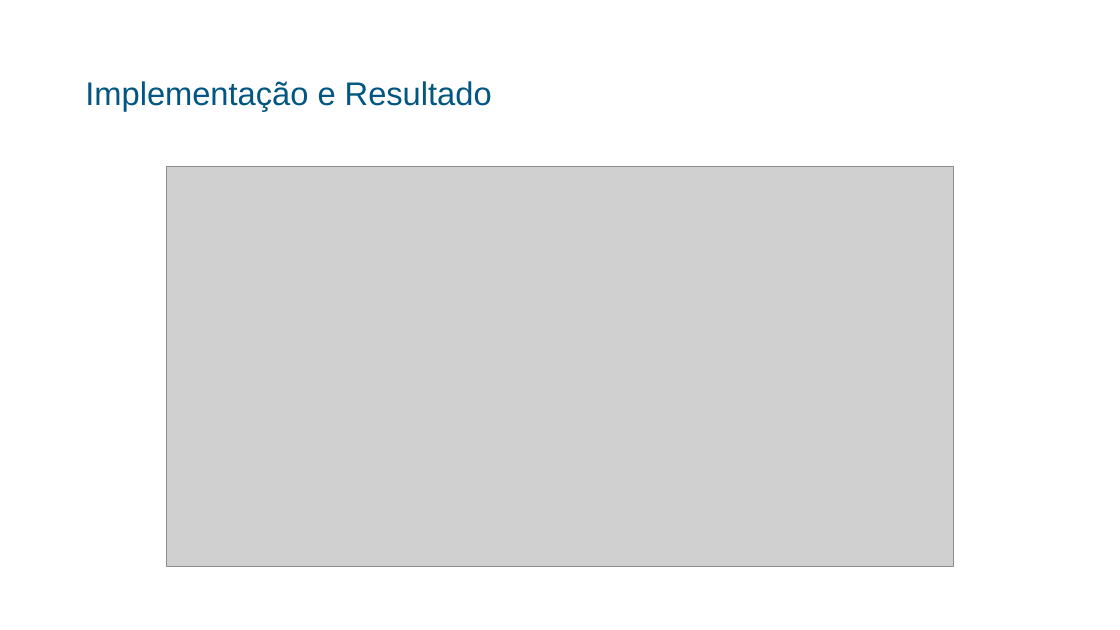
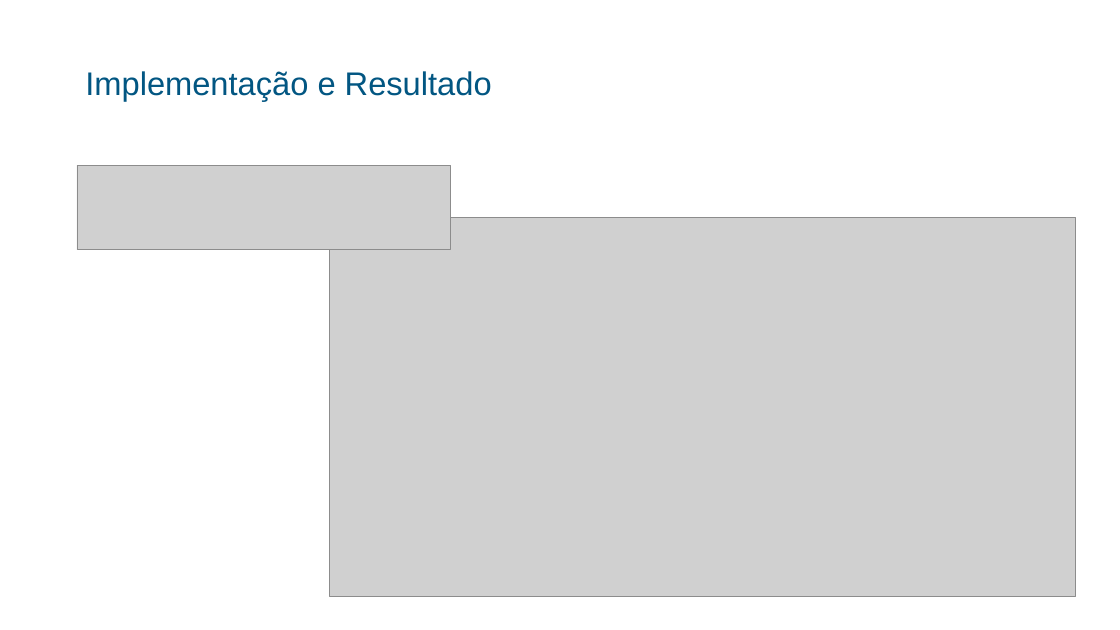
Before and after one commit to alexandrepeluchi/trabalho-diplomacao, a slide deck: slide 15 of Documentos/Apresentação Power Point/Apresentação do TD - Alexandre Peluchi.pptx. Drawn at 1120x630 pixels with LibreOffice and Linux fonts; fonts in the diff are those of the drawing; grey boxes stand for pictures. Boxes give left, top, right and bottom in pixels: in the first picture for what was removed or moved away, otherwise in the second. Text is boxed around its words. In the diff, an @@ line names an element or a change of style, - is before the commit and + after.

```diff
--- a/Documentos/Apresentação Power Point/Apresentação do TD - Alexandre Peluchi.pptx
+++ b/Documentos/Apresentação Power Point/Apresentação do TD - Alexandre Peluchi.pptx
@@ title "Implementação e Resultado" moved from (x1=85, y1=81, x2=492, y2=110) to (x1=85, y1=71, x2=492, y2=101) @@
@@ picture added at (x1=77, y1=166, x2=451, y2=250) @@
@@ picture resized from (x1=166, y1=167, x2=954, y2=567) to (x1=329, y1=218, x2=1075, y2=597) @@
```
Also in this commit, not shown: 10 other slides changed, 6 slides added, 2 slides removed, 1 other file.
